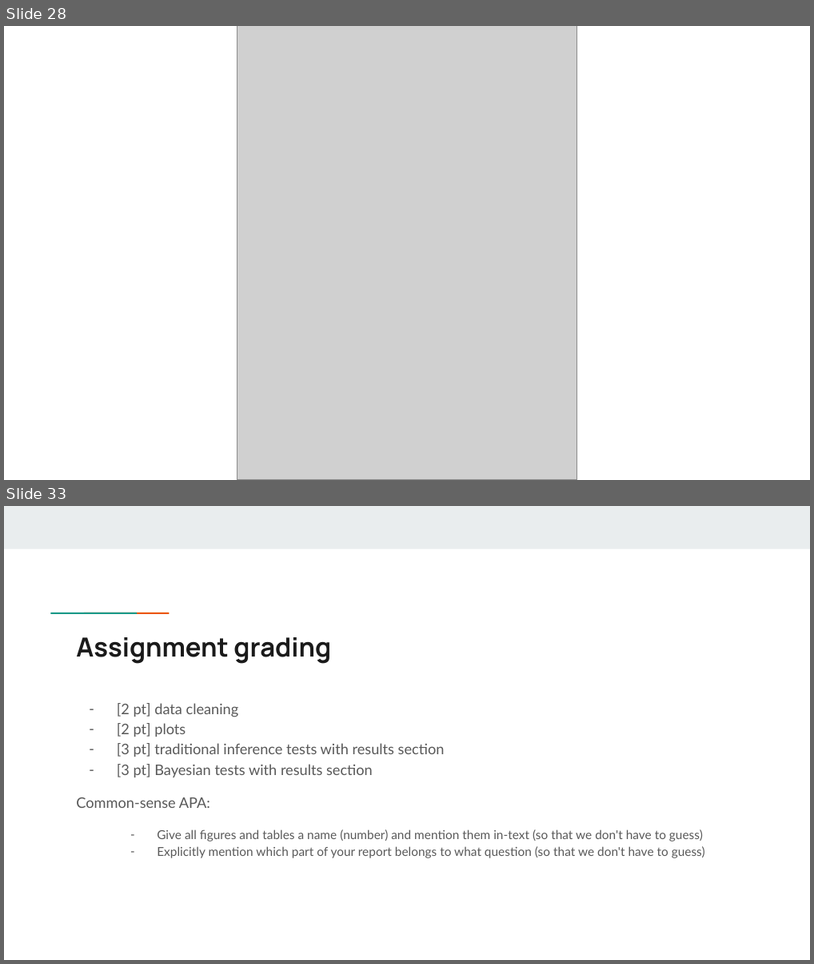
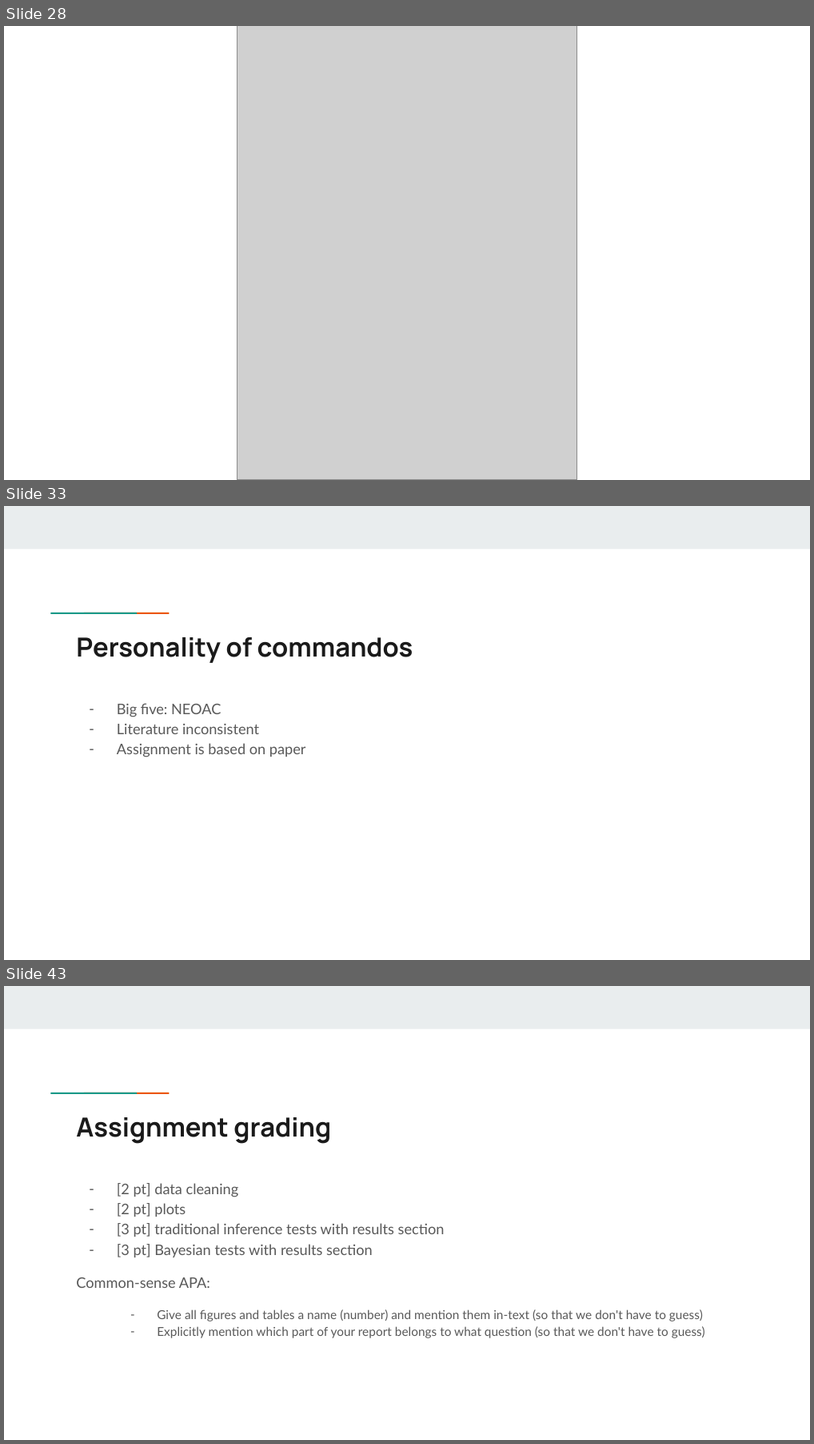
Before and after one commit to rikhuijzer/BayesianAssignment.jl, a slide deck: presentation/Bayesian assignment.pptx. Shown one above the other, each under a label of ours: slides 28 and 33 before the commit, slides 28, 33 and 43 after it; the slides between them are not shown. The pictures are 814x964 and 814x1444 pixels, drawn with LibreOffice and Linux fonts; fonts in the diff are those of the drawing; grey boxes stand for pictures. Boxes give left, top, right and bottom in pixels: in the first picture for what was removed or moved away, otherwise in the second. Text is boxed around its words. In the diff, an @@ line names an element or a change of style, - is before the commit and + after.

```diff
--- a/presentation/Bayesian assignment.pptx
+++ b/presentation/Bayesian assignment.pptx
@@ slide 33 added at bbox=[4, 506, 810, 960], background #FFFFFF; not listed: 3 template elements that a slide beside it also shows @@
@@ title added at bbox=[76, 637, 414, 663], 23.4 pt, text #1A1A1A, bold @@
+Personality of commandos
@@ text added at bbox=[117, 703, 306, 757], 13 pt, text #595959 @@
+– Big five: NEOAC
+– Literature inconsistent
+– Assignment is based on paper
@@ what was slide 33 is now slide 43 @@
```
Also in this commit, not shown: 2 slides changed, 15 other slides added, 6 slides removed.
